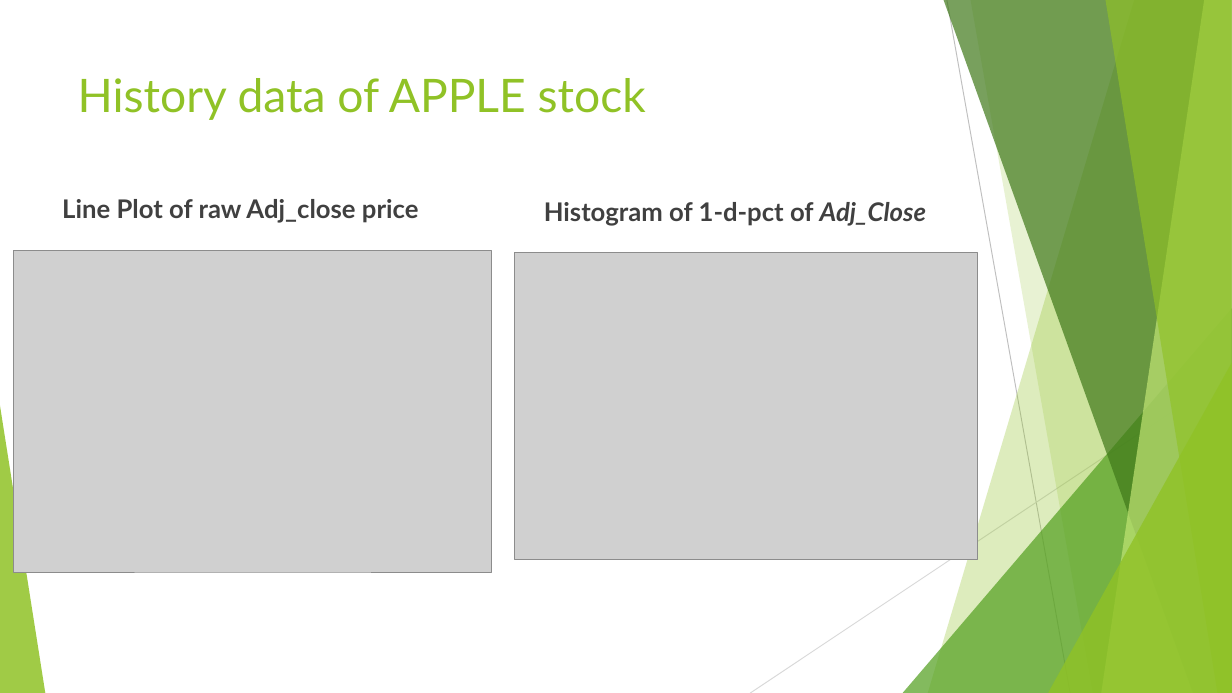
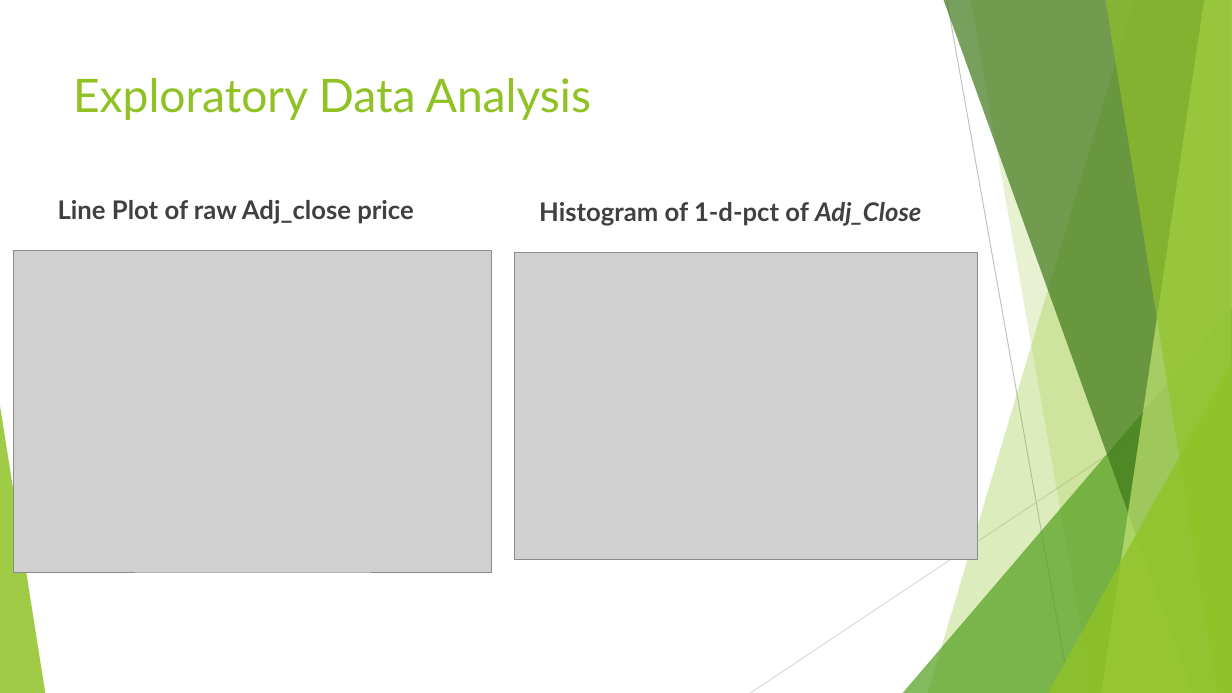
Before and after one commit to wenliangz/cs777-term-project, a slide deck: slide 4 of docs/presentation.pptx. Drawn at 1232x693 pixels with LibreOffice and Linux fonts; fonts in the diff are those of the drawing; grey boxes stand for pictures. Boxes give left, top, right and bottom in pixels: in the first picture for what was removed or moved away, otherwise in the second. Text is boxed around its words. In the diff, an @@ line names an element or a change of style, - is before the commit and + after.

```diff
--- a/docs/presentation.pptx
+++ b/docs/presentation.pptx
@@ title at (73, 78, 591, 120): text changed @@
-History data of APPLE stock
+Exploratory Data Analysis
@@ text "Line Plot of raw Adj_close ...": place and size @@
-text "Line Plot of raw Adj_close ..." at (62, 199, 419, 223)
+text "Line Plot of raw Adj_close ..." at (58, 200, 414, 224)
@@ text "Histogram of 1-d-pct of Adj_Close": place and size @@
-text "Histogram of 1-d-pct of Adj_Close" at (544, 202, 926, 226)
+text "Histogram of 1-d-pct of Adj_Close" at (539, 202, 921, 226)
```
Also in this commit, not shown: 11 other slides changed.
